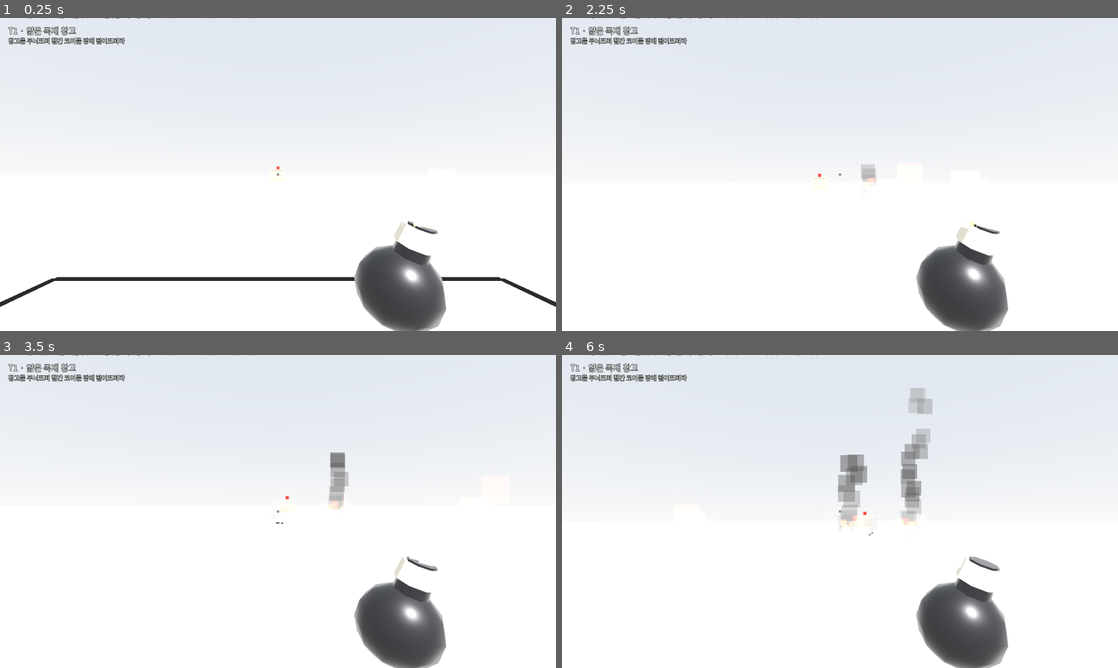
Above: before the commit, frames 1-4 (two rows, left to right).
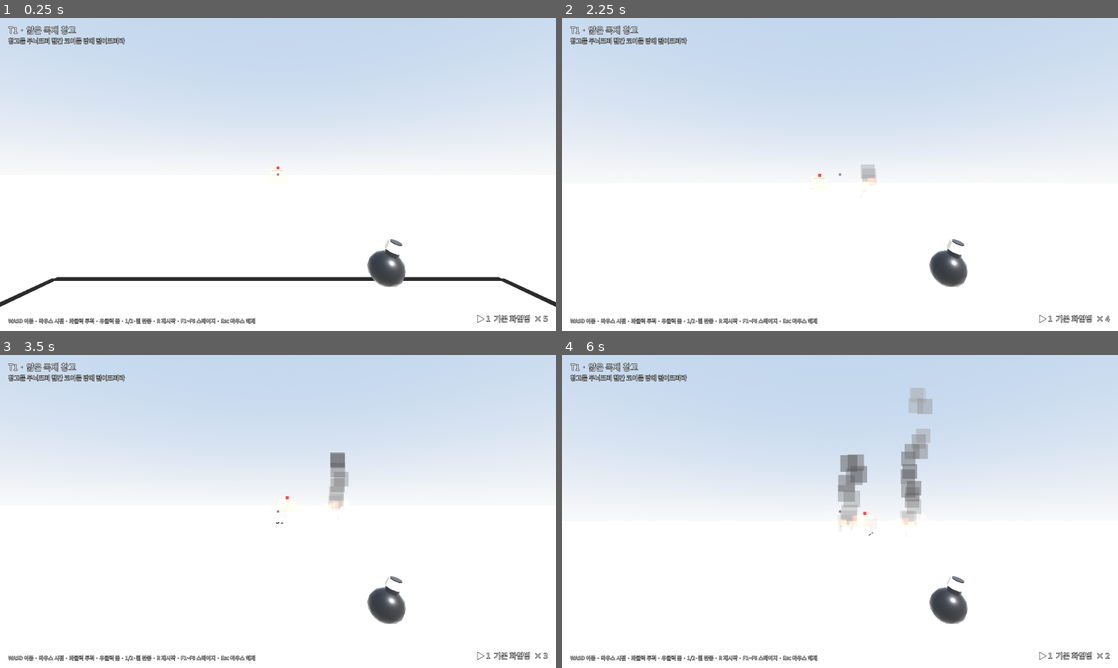
Above: after the commit, the same moments.

Repository: NeverB0re/mad-goblin-firebomb
Game: Godot game, scene res://scenes/main.tscn
The game is run twice, just before and just after one commit, with the same random seed, the same clock (stepped at 60 frames per second) and the same inputs.
Inputs (mouse positions are in pixels of both pictures, inside the frame that each line leads up to):
- Up to frame 1 (0.25 s): no input
- Up to frame 2 (2.25 s): tap Enter (next_stage) at 0.5 s; move the mouse to (867, 174) at 0.52 s; hold 1 (ammo_1) 0.53-1.28 s; hold W (move_forward) from 0.53 s (still down); click (867, 174) at 0.67 s; move the mouse to (812, 174) at 1.27 s; tap 2 (ammo_2) at 1.35 s; move the mouse to (851, 168) at 2.02 s; hold Enter (next_stage) from 2.03 s (still down)
- Up to frame 3 (3.5 s): keep holding W (move_forward); move the mouse to (272, 517) at 2.77 s; release Enter (next_stage) at 2.78 s; right-click (272, 517) at 2.85 s; click (272, 517) at 2.92 s
- Up to frame 4 (6 s): move the mouse to (878, 514) at 3.52 s; tap Keypad Enter at 3.6 s; move the mouse to (795, 508) at 4.27 s; tap 1 (ammo_1) at 4.35 s; move the mouse to (845, 511) at 5.02 s; hold 2 (ammo_2) 5.03-5.78 s; click (845, 511) at 5.17 s; move the mouse to (817, 505) at 5.77 s; release W (move_forward) at 5.78 s; hold D (move_right) from 5.78 s (still down); tap Enter (next_stage) at 5.85 s

The runs differ from the first frame. In frame 1, 20% of the frame differs, in the area x 0-100%, y 0-100%; in frame 2, 23%; in frame 3, 18%; in frame 4, 23%.

Commit message:
HUD 배치, 손에 든 화염병 크기, 지면 색 수정과 렌더링 스크린샷 도구
Co-Authored-By: Claude Opus 5.5 <noreply@anthropic.com>

Diff:
--- a/scripts/hud.gd
+++ b/scripts/hud.gd
@@ -28,11 +28,9 @@
 	# 조준점: 작은 점 하나
 	var dot_bg := ColorRect.new()
 	dot_bg.color = Color(0, 0, 0, 0.6)
-	dot_bg.size = Vector2(6, 6)
-	dot_bg.set_anchors_preset(Control.PRESET_CENTER)
-	dot_bg.position = Vector2(-3, -3)
 	dot_bg.mouse_filter = Control.MOUSE_FILTER_IGNORE
 	root.add_child(dot_bg)
+	_place(dot_bg, Vector4(0.5, 0.5, 0.5, 0.5), Vector4(-3, -3, 3, 3))
 	var dot := ColorRect.new()
 	dot.color = Color(1, 1, 1)
 	dot.size = Vector2(2, 2)
@@ -40,42 +38,43 @@
 	dot_bg.add_child(dot)
 
 	_title = _label(root, 24)
-	_title.position = Vector2(24, 18)
+	_place(_title, Vector4(0, 0, 0, 0), Vector4(24, 16, 900, 50))
 	_objective = _label(root, 18)
-	_objective.position = Vector2(24, 52)
+	_place(_objective, Vector4(0, 0, 0, 0), Vector4(24, 52, 1100, 80))
 
 	_ammo = _label(root, 22)
-	_ammo.set_anchors_preset(Control.PRESET_BOTTOM_RIGHT)
 	_ammo.horizontal_alignment = HORIZONTAL_ALIGNMENT_RIGHT
 	_ammo.vertical_alignment = VERTICAL_ALIGNMENT_BOTTOM
-	_ammo.grow_horizontal = Control.GROW_DIRECTION_BEGIN
-	_ammo.grow_vertical = Control.GROW_DIRECTION_BEGIN
-	_ammo.position = Vector2(-24, -24)
+	_place(_ammo, Vector4(1, 1, 1, 1), Vector4(-600, -140, -24, -20))
 
 	_help = _label(root, 15)
-	_help.set_anchors_preset(Control.PRESET_BOTTOM_LEFT)
-	_help.grow_vertical = Control.GROW_DIRECTION_BEGIN
-	_help.position = Vector2(24, -20)
+	_help.vertical_alignment = VERTICAL_ALIGNMENT_BOTTOM
 	_help.modulate = Color(1, 1, 1, 0.75)
 	_help.text = "WASD 이동 · 마우스 시점 · 좌클릭 투척 · 우클릭 줌 · 1/2·휠 탄종 · R 재시작 · F1~F6 스테이지 · Esc 마우스 해제"
+	_place(_help, Vector4(0, 1, 0, 1), Vector4(24, -50, 1000, -18))
 
 	_banner = _label(root, 64)
-	_banner.set_anchors_preset(Control.PRESET_CENTER)
 	_banner.horizontal_alignment = HORIZONTAL_ALIGNMENT_CENTER
-	_banner.grow_horizontal = Control.GROW_DIRECTION_BOTH
-	_banner.position = Vector2(0, -150)
+	_place(_banner, Vector4(0, 0.5, 1, 0.5), Vector4(0, -220, 0, -130))
 	_sub = _label(root, 22)
-	_sub.set_anchors_preset(Control.PRESET_CENTER)
 	_sub.horizontal_alignment = HORIZONTAL_ALIGNMENT_CENTER
-	_sub.grow_horizontal = Control.GROW_DIRECTION_BOTH
-	_sub.position = Vector2(0, -70)
+	_place(_sub, Vector4(0, 0.5, 1, 0.5), Vector4(0, -125, 0, -50))
 
 	_toast = _label(root, 26)
-	_toast.set_anchors_preset(Control.PRESET_CENTER)
 	_toast.horizontal_alignment = HORIZONTAL_ALIGNMENT_CENTER
-	_toast.grow_horizontal = Control.GROW_DIRECTION_BOTH
-	_toast.position = Vector2(0, 60)
+	_place(_toast, Vector4(0, 0.5, 1, 0.5), Vector4(0, 50, 0, 95))
 
+
+## 앵커(왼, 위, 오른, 아래)와 오프셋으로 배치한다.
+func _place(c: Control, anchors: Vector4, offsets: Vector4) -> void:
+	c.anchor_left = anchors.x
+	c.anchor_top = anchors.y
+	c.anchor_right = anchors.z
+	c.anchor_bottom = anchors.w
+	c.offset_left = offsets.x
+	c.offset_top = offsets.y
+	c.offset_right = offsets.z
+	c.offset_bottom = offsets.w
 
 func _label(parent: Control, font_size: int) -> Label:
 	var l := Label.new()
--- a/scripts/main.gd
+++ b/scripts/main.gd
@@ -40,7 +40,7 @@
 	var env := Environment.new()
 	var sky := Sky.new()
 	var sky_mat := ProceduralSkyMaterial.new()
-	sky_mat.sky_top_color = Color(0.78, 0.82, 0.88)
+	sky_mat.sky_top_color = Color(0.62, 0.72, 0.86)
 	sky_mat.sky_horizon_color = Color(0.95, 0.95, 0.95)
 	sky_mat.ground_horizon_color = Color(0.95, 0.95, 0.95)
 	sky_mat.ground_bottom_color = Color(0.85, 0.85, 0.85)
--- a/scripts/player.gd
+++ b/scripts/player.gd
@@ -51,8 +51,9 @@
 	if _held:
 		_held.queue_free()
 	_held_scale = model_scale
-	_held = Fx.molotov_model(model_scale)
-	_held.position = Vector3(0.32, -0.3, -0.6)
+	# 화면 가까이에서는 불꽃 파티클이 하얗게 번지므로 손에 든 모델은 불꽃 없이 작게 표시한다
+	_held = Fx.molotov_model(model_scale * 0.45, false)
+	_held.position = Vector3(0.3, -0.26, -0.62)
 	_held.rotation = Vector3(0.2, 0, -0.25)
 	camera.add_child(_held)
 
--- a/scripts/stage.gd
+++ b/scripts/stage.gd
@@ -58,7 +58,7 @@
 	plane.size = Vector2(1200, 1200)
 	mesh.mesh = plane
 	var m := StandardMaterial3D.new()
-	m.albedo_color = Color(0.9, 0.9, 0.9)
+	m.albedo_color = Color(0.6, 0.6, 0.59)
 	m.roughness = 1.0
 	mesh.material_override = m
 	ground.add_child(mesh)
--- /dev/null
+++ b/tests/screenshot.gd
@@ -0,0 +1,48 @@
+extends SceneTree
+## 렌더링 확인용: 각 스테이지를 띄우고 한 발 던진 뒤 화면을 저장한다 (창 모드로 실행).
+## 실행: Godot --path . --script res://tests/screenshot.gd
+
+const StageTest := preload("res://tests/stage_test.gd")
+const SHOTS := [
+	[0, Vector3(0, 2.7, -58.5), 3.0],
+	[1, Vector3(0, 1.4, -78.6), 8.0],
+	[2, Vector3(0, 11.2, -88.55), 4.0],
+	[3, Vector3(-10, 0.9, -56), 2.5],
+	[4, Vector3(0, 1.4, -78.6), 18.0],
+	[5, Vector3(0.4, 0.5, -97.65), 6.6],
+]
+
+
+func _initialize() -> void:
+	_run()
+
+
+func _frames(n: int) -> void:
+	for i in n:
+		await process_frame
+
+
+func _run() -> void:
+	change_scene_to_file("res://scenes/main.tscn")
+	await _frames(5)
+	var main := current_scene
+	DirAccess.make_dir_recursive_absolute(ProjectSettings.globalize_path("res://tests/out"))
+	for shot in SHOTS:
+		main.load_stage(shot[0])
+		await _frames(10)
+		var s: Stage = main.stage
+		var v := s.current_ammo().throw_speed
+		for i in 4:
+			var dir := StageTest.aim(s.player.throw_origin(), shot[1], v)
+			s.player.look_at_angles(atan2(-dir.x, -dir.z), asin(dir.y))
+		await _frames(5)
+		root.get_texture().get_image().save_png("res://tests/out/stage%d_a.png" % shot[0])
+		s.try_throw(s.player.throw_origin(), s.player.throw_direction())
+		# 목표 쪽으로 시선을 낮춰 결과를 본다
+		s.player.look_at_angles(s.player.rotation.y, -0.02)
+		var t := 0.0
+		while t < shot[2]:
+			await process_frame
+			t += main.get_process_delta_time()
+		root.get_texture().get_image().save_png("res://tests/out/stage%d_b.png" % shot[0])
+	quit()
Not shown, added: tests/screenshot.gd.uid
